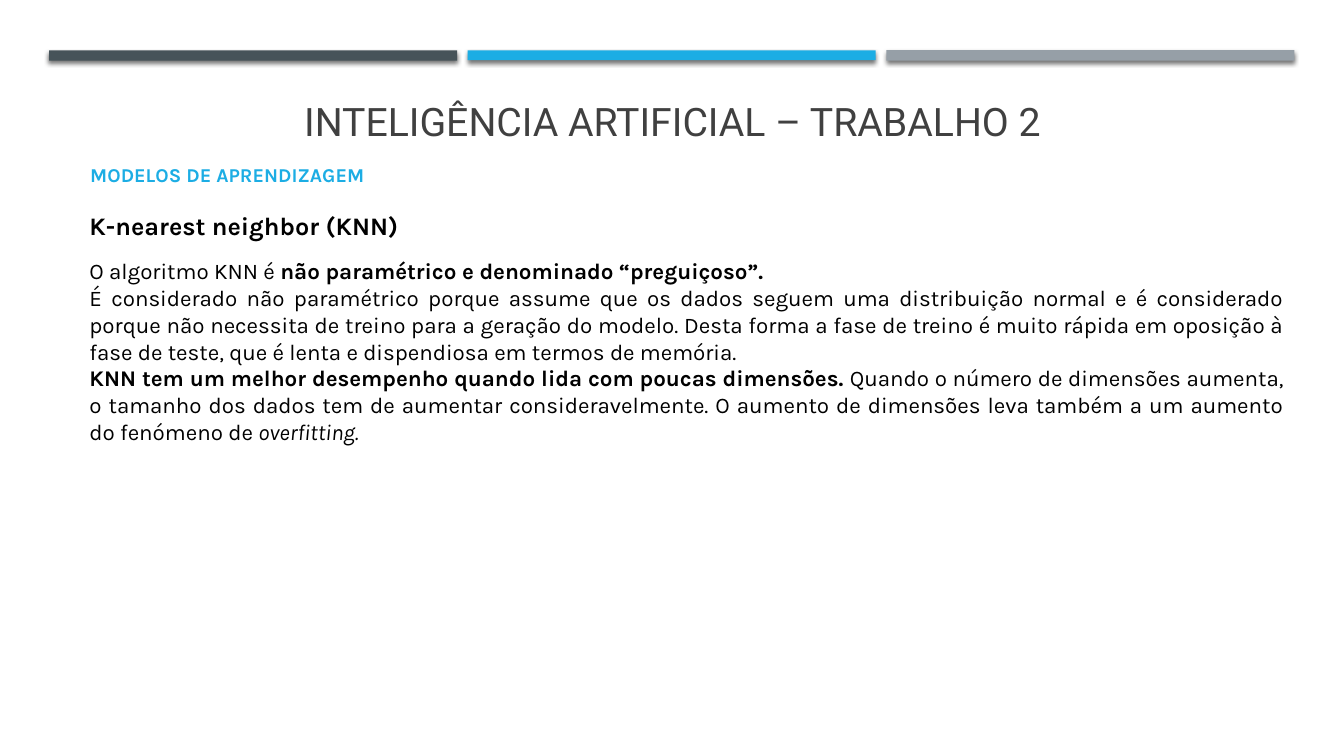
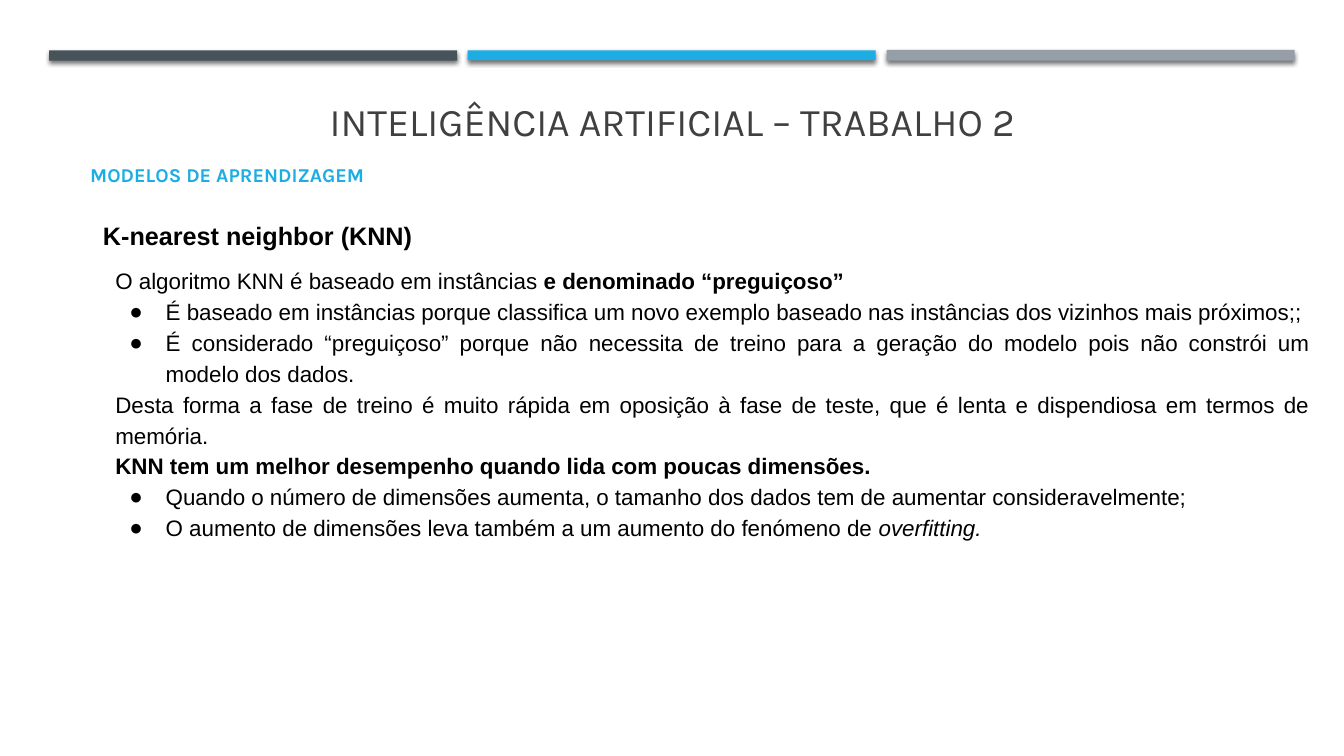
Before and after one commit to j-vm/FEUP_IART_2020, a slide deck: slide 8 of Assigment2/Checkpoint1_trabalho2.pptx (slide 6 before the commit). Drawn at 1344x756 pixels with LibreOffice and Linux fonts; fonts in the diff are those of the drawing. Boxes give left, top, right and bottom in pixels: in the first picture for what was removed or moved away, otherwise in the second. Text is boxed around its words. In the diff, an @@ line names an element or a change of style, - is before the commit and + after.

```diff
--- a/Assigment2/Checkpoint1_trabalho2.pptx
+++ b/Assigment2/Checkpoint1_trabalho2.pptx
@@ text "INTELIGÊNCIA ARTIFICIAL – TRABALHO 2" at [330,101,1015,137]: font Roboto to Karla @@
@@ text "MODELOS DE APRENDIZAGEM" at [90,169,364,183]: less space between paragraphs @@
@@ text "K-nearest neighbor (KNN)": place and size @@
-text "K-nearest neighbor (KNN)" at [89,216,399,241]
+text "K-nearest neighbor (KNN)" at [103,226,412,251]
@@ text "K-nearest neighbor (KNN)" at [103,226,412,251]: font Karla to Arial @@
@@ text at [115,272,1309,541]: text changed; font Karla to Arial @@
-O algoritmo KNN é não paramétrico e denominado “preguiçoso”.
-É considerado não paramétrico porque assume que os dados seguem uma distribuição normal e é considerado porque não necessita de treino para a geração do modelo. Desta forma a fase de treino é muito rápida em oposição à fase de teste, que é lenta e dispendiosa em termos de memória.
-KNN tem um melhor desempenho quando lida com poucas dimensões. Quando o número de dimensões aumenta, o tamanho dos dados tem de aumentar consideravelmente. O aumento de dimensões leva também a um aumento do fenómeno de overfitting.
+O algoritmo KNN é baseado em instâncias e denominado “preguiçoso”
+● É baseado em instâncias porque classifica um novo exemplo baseado nas instâncias dos vizinhos mais próximos;;
+● É considerado “preguiçoso” porque não necessita de treino para a geração do modelo pois não constrói um modelo dos dados.
+Desta forma a fase de treino é muito rápida em oposição à fase de teste, que é lenta e dispendiosa em termos de memória.
+KNN tem um melhor desempenho quando lida com poucas dimensões.
+● Quando o número de dimensões aumenta, o tamanho dos dados tem de aumentar consideravelmente;
+● O aumento de dimensões leva também a um aumento do fenómeno de overfitting.
```
Also in this commit, not shown: 7 other slides changed, 3 slides added, 3 other files.
